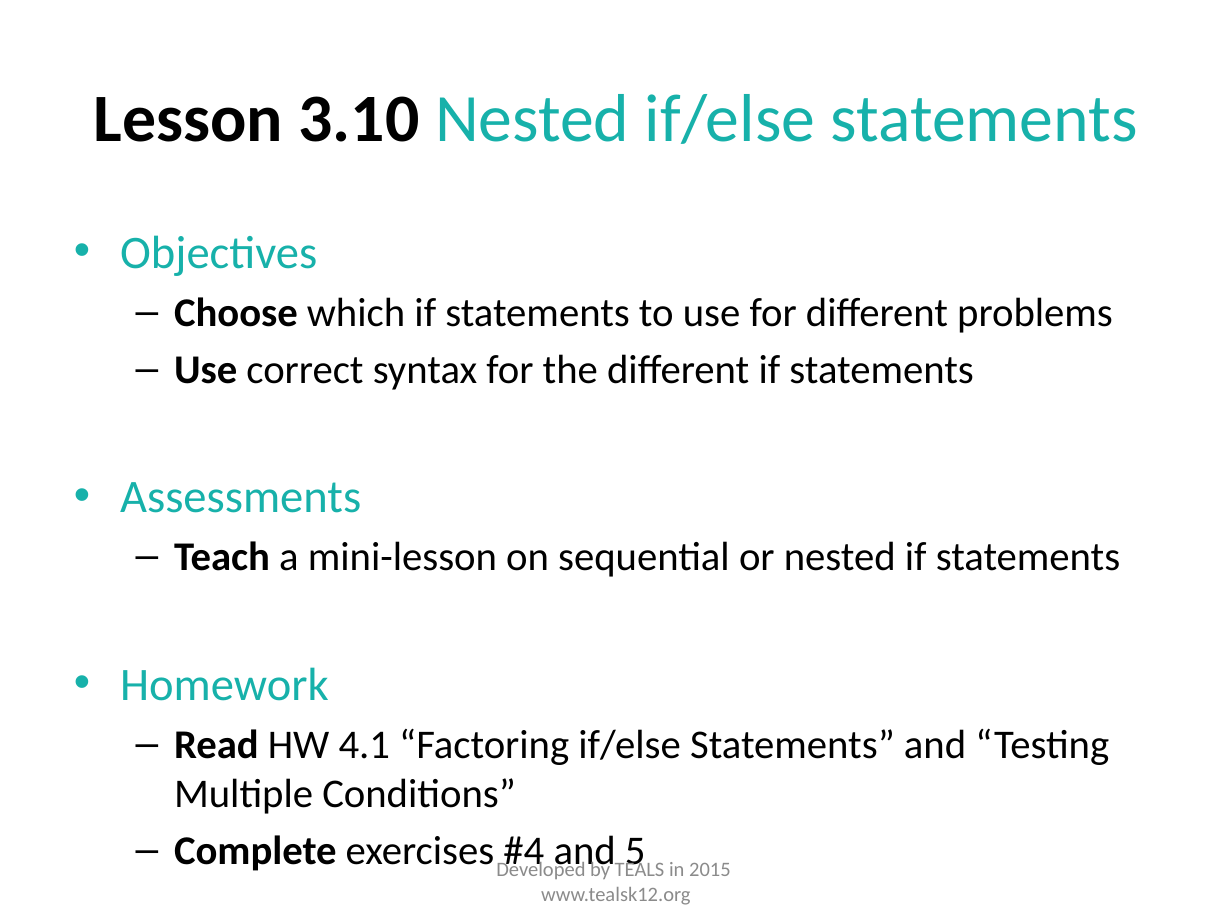
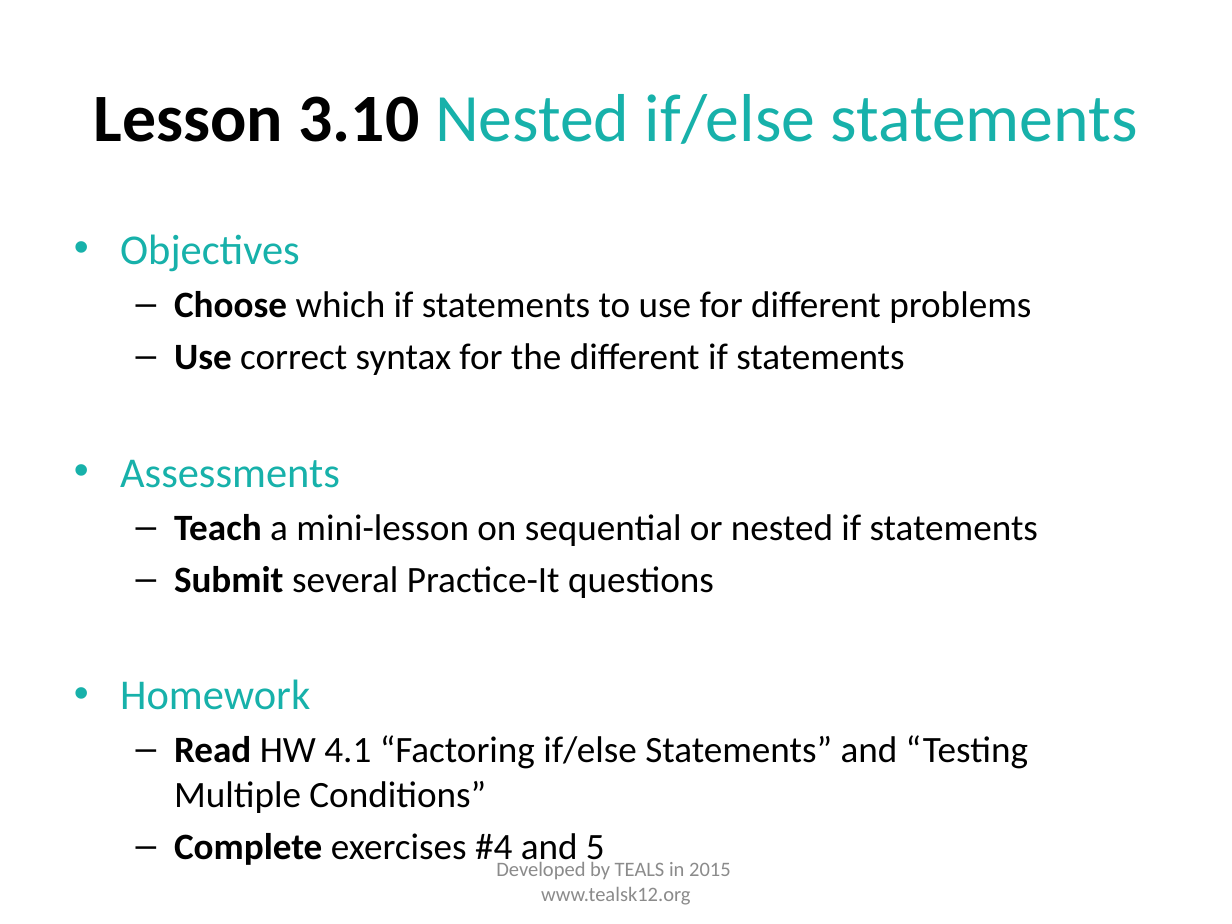
Before and after one commit to TEALSK12/apcsa-public, a slide deck: slide 11 of curriculum/Unit3/Unit 3 Slides.pptx. Drawn at 1232x924 pixels with LibreOffice and Linux fonts; fonts in the diff are those of the drawing. Boxes give left, top, right and bottom in pixels: in the first picture for what was removed or moved away, otherwise in the second. Text is boxed around its words. In the diff, an @@ line names an element or a change of style, - is before the commit and + after.

```diff
--- a/curriculum/Unit3/Unit 3 Slides.pptx
+++ b/curriculum/Unit3/Unit 3 Slides.pptx
@@ text at bbox=[120, 234, 1038, 813]: size 27.2 to 24.8 pt in "Objectives", "Assessments", "Homework"; size 23.8 to 21.7 pt in "Choose which if statements to use for ...", "Use correct syntax for the different if ...", "Teach a mini-lesson on sequential or nested ...", "Read HW 4.1 “Factoring if/else Statements” and ..." and 1 more places @@
@@ text at bbox=[174, 566, 714, 598]: paragraph added @@
+  – Submit several Practice-It questions
```
Also in this commit, not shown: 5 other slides changed, 21 other files.
